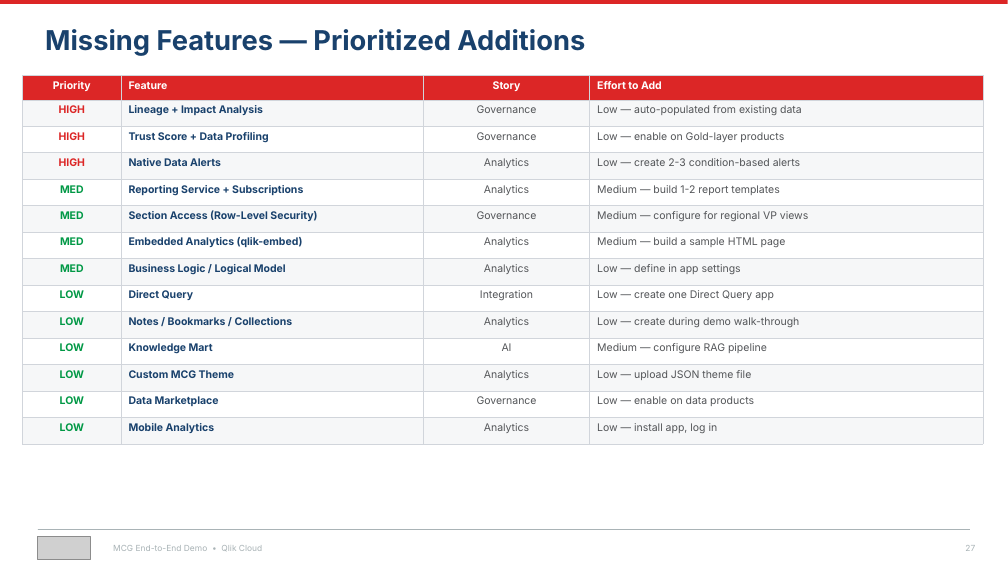
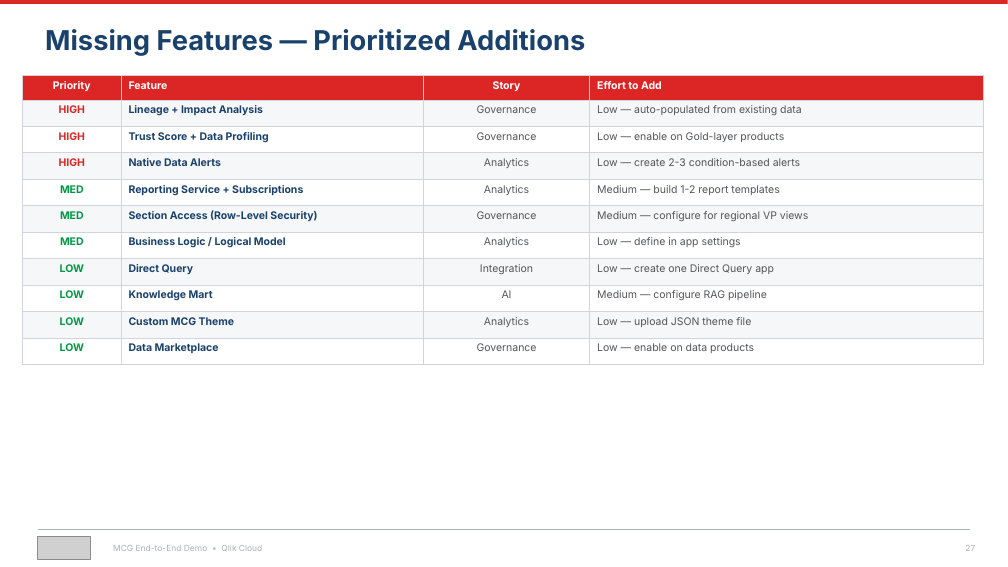
Before and after one commit to robertschoenfeldqlik/meridan_retail_group_qlik_demo_assets, a slide deck: slide 27 of MCG_Demo_Overview_Four_Stories.pptx. Drawn at 1008x567 pixels with LibreOffice and Linux fonts; fonts in the diff are those of the drawing; grey boxes stand for pictures. Boxes give left, top, right and bottom in pixels: in the first picture for what was removed or moved away, otherwise in the second. Text is boxed around its words. In the diff, an @@ line names an element or a change of style, - is before the commit and + after.

```diff
--- a/MCG_Demo_Overview_Four_Stories.pptx
+++ b/MCG_Demo_Overview_Four_Stories.pptx
@@ table at [23, 76, 983, 357] @@
-row 7: MED | Embedded Analytics (qlik-embed) | Analytics | Medium — build a sample HTML page
-row 10: LOW | Notes / Bookmarks / Collections | Analytics | Low — create during demo walk-through
-row 14: LOW | Mobile Analytics | Analytics | Low — install app, log in
```
Also in this commit, not shown: 4 other slides changed, 1 other file.
